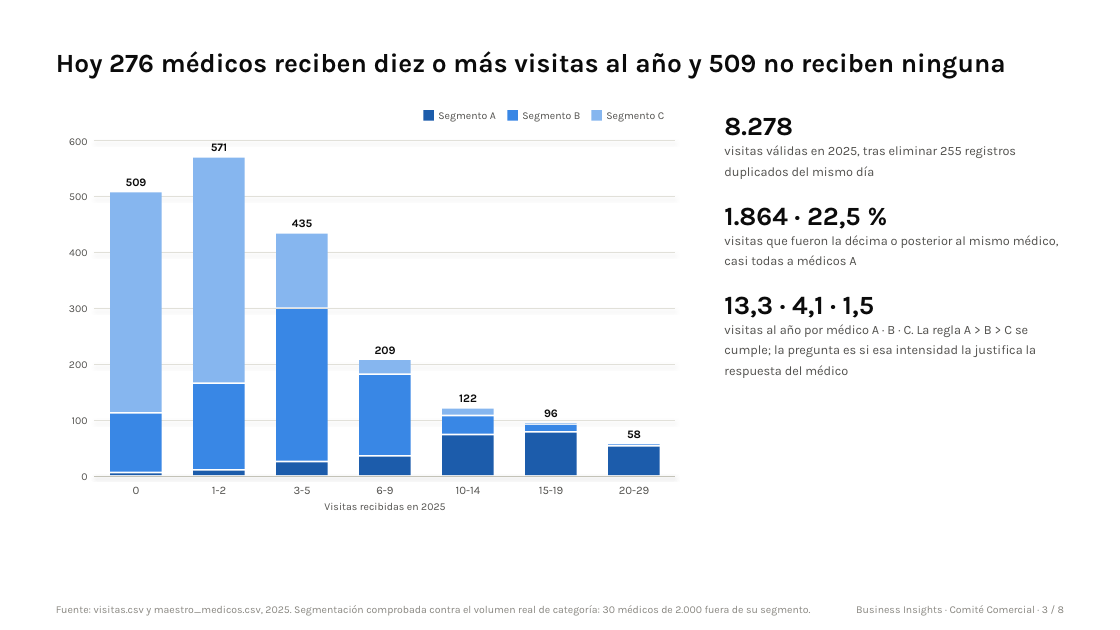
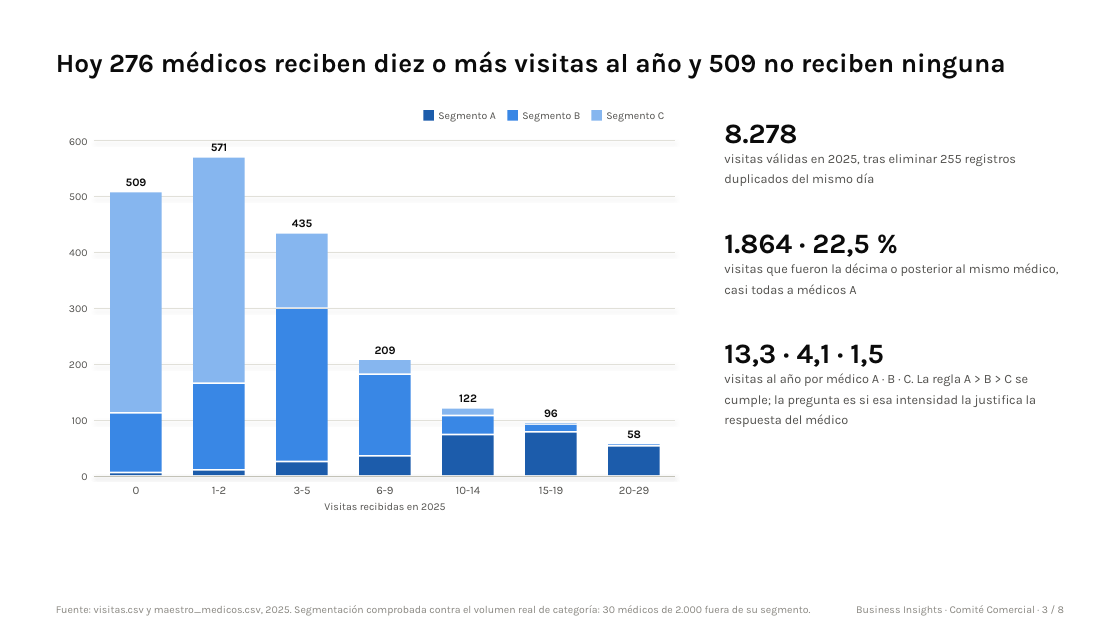
Before and after one commit to rpuenteaddiuva/caso-fuerza-comercial-pharma, a slide deck: slide 3 of entregables/presentacion_comite_comercial.pptx. Drawn at 1120x630 pixels with LibreOffice and Linux fonts; fonts in the diff are those of the drawing. Boxes give left, top, right and bottom in pixels: in the first picture for what was removed or moved away, otherwise in the second. Text is boxed around its words. In the diff, an @@ line names an element or a change of style, - is before the commit and + after.

Commit message:
fix: maquetación de la presentación tras la revisión visual

```diff
--- a/entregables/presentacion_comite_comercial.pptx
+++ b/entregables/presentacion_comite_comercial.pptx
@@ text "visitas válidas en 2025, tras ...": place and size @@
-text "visitas válidas en 2025, tras ..." at <box>724,145,1016,179</box>
+text "visitas válidas en 2025, tras ..." at <box>724,153,1016,186</box>
@@ text "1.864 · 22,5 %": place and size @@
-text "1.864 · 22,5 %" at <box>724,207,861,229</box>
+text "1.864 · 22,5 %" at <box>724,234,869,257</box>
@@ text "visitas que fueron la décima ...": place and size @@
-text "visitas que fueron la décima ..." at <box>724,235,1059,265</box>
+text "visitas que fueron la décima ..." at <box>724,263,1059,294</box>
@@ size 22.5 to 24 pt in 3 elements at <box>724,124,797,144</box>, <box>724,234,869,257</box>, <box>724,344,883,367</box> @@
@@ text "13,3 · 4,1 · 1,5": place and size @@
-text "13,3 · 4,1 · 1,5" at <box>724,296,874,318</box>
+text "13,3 · 4,1 · 1,5" at <box>724,344,883,367</box>
@@ text "visitas al año por médico ...": place and size @@
-text "visitas al año por médico ..." at <box>724,324,1037,378</box>
+text "visitas al año por médico ..." at <box>724,373,1037,427</box>
```
Also in this commit, not shown: 5 other slides changed.
